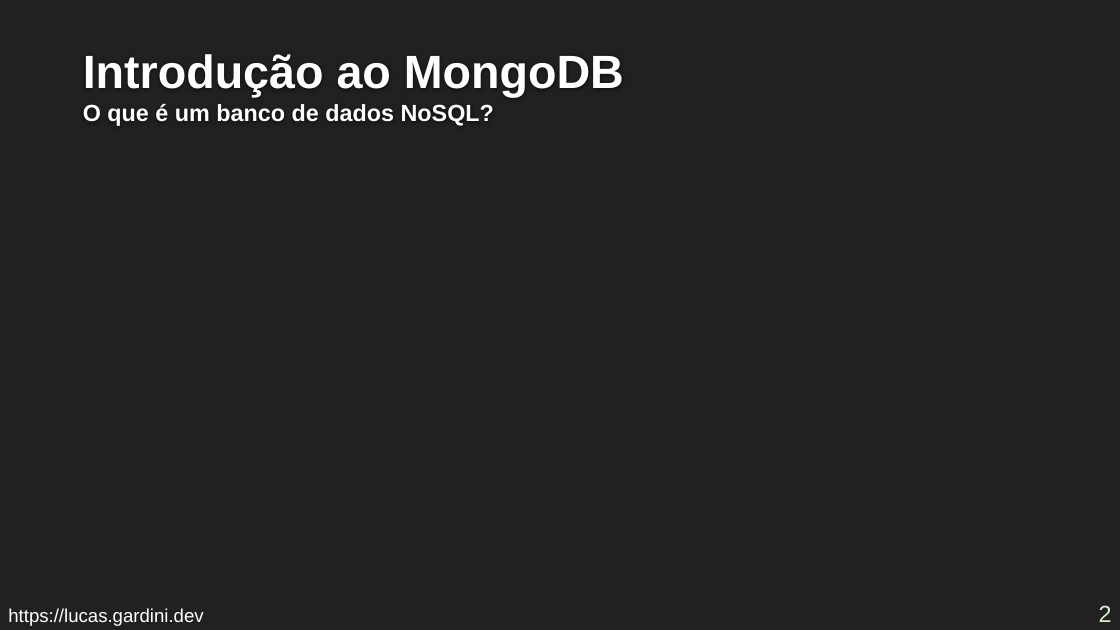
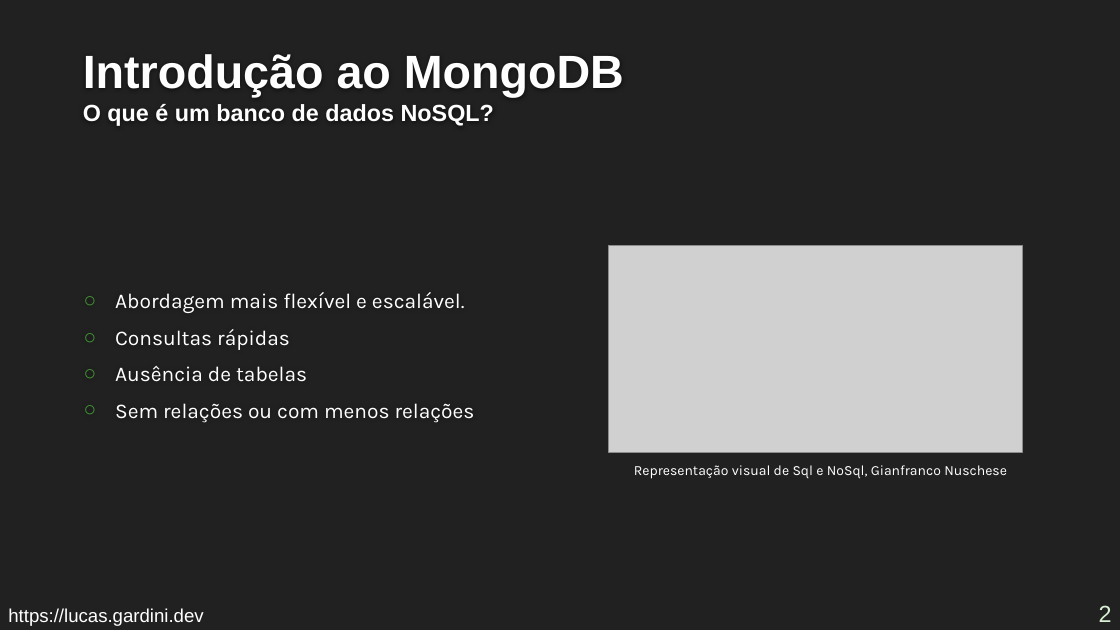
Before and after one commit to Lucas-Gardini/IFSP-ADS-BD2, a slide deck: slide 2 of mongodb/minicurso-mongodb.pptx. Drawn at 1120x630 pixels with LibreOffice and Linux fonts; fonts in the diff are those of the drawing; grey boxes stand for pictures; background and template pictures are left out. Boxes give left, top, right and bottom in pixels: in the first picture for what was removed or moved away, otherwise in the second. Text is boxed around its words. In the diff, an @@ line names an element or a change of style, - is before the commit and + after.

Commit message:
feat: Exercício 12 e mongodb

```diff
--- a/mongodb/minicurso-mongodb.pptx
+++ b/mongodb/minicurso-mongodb.pptx
@@ picture added at (608, 245, 1023, 452) @@
@@ text added at (115, 292, 475, 423), 18 pt, text #FFFFFF @@
+○ Abordagem mais flexível e escalável.
+○ Consultas rápidas
+○ Ausência de tabelas
+○ Sem relações ou com menos relações
@@ text added at (634, 465, 1007, 479), 12 pt, text #FFFFFF @@
+Representação visual de Sql e NoSql, Gianfranco Nuschese
```
Also in this commit, not shown: 3 other slides changed, 4 slides added, 1 slide removed, 3 other files.
